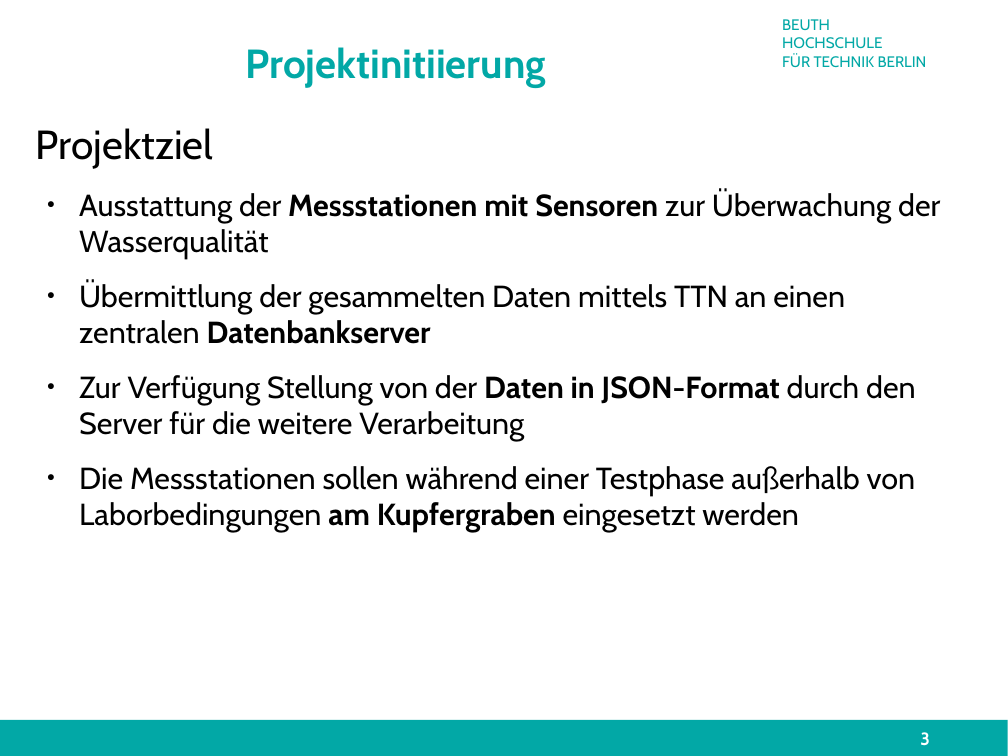
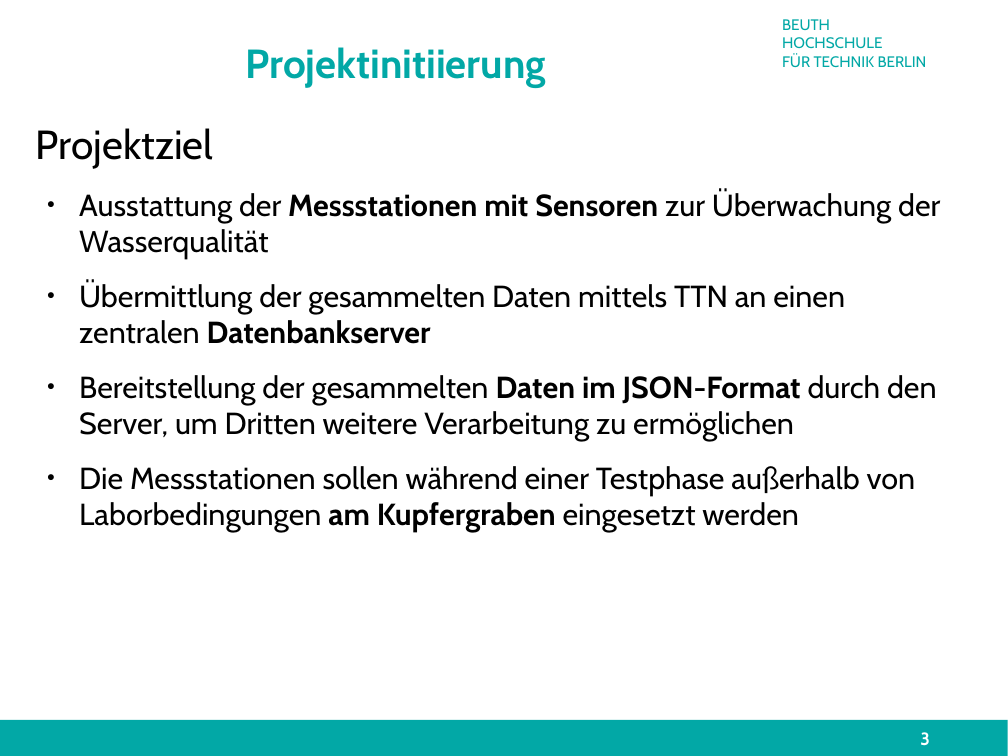
Before and after one commit to technologiestiftung/flussbad, a slide deck: slide 3 of doc/presentation/finalPresentation.odp. Drawn at 1008x756 pixels with LibreOffice and Linux fonts; fonts in the diff are those of the drawing; background and template pictures are left out. Boxes give left, top, right and bottom in pixels: in the first picture for what was removed or moved away, otherwise in the second. Text is boxed around its words. In the diff, an @@ line names an element or a change of style, - is before the commit and + after.

```diff
--- a/doc/presentation/finalPresentation.odp
+++ b/doc/presentation/finalPresentation.odp
@@ text at [79, 375, 937, 441]: text changed @@
-● Zur Verfügung Stellung von der Daten in JSON-Format durch den Server für die weitere Verarbeitung
+● Bereitstellung der gesammelten Daten im JSON-Format durch den Server, um Dritten weitere Verarbeitung zu ermöglichen
```
Also in this commit, not shown: 8 other slides changed.
